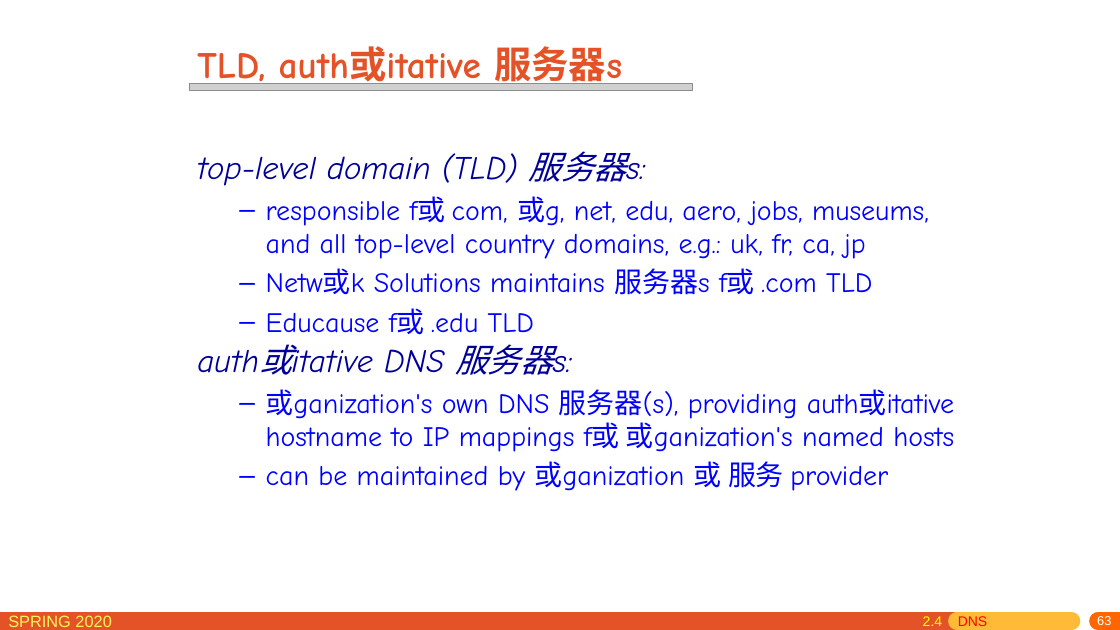
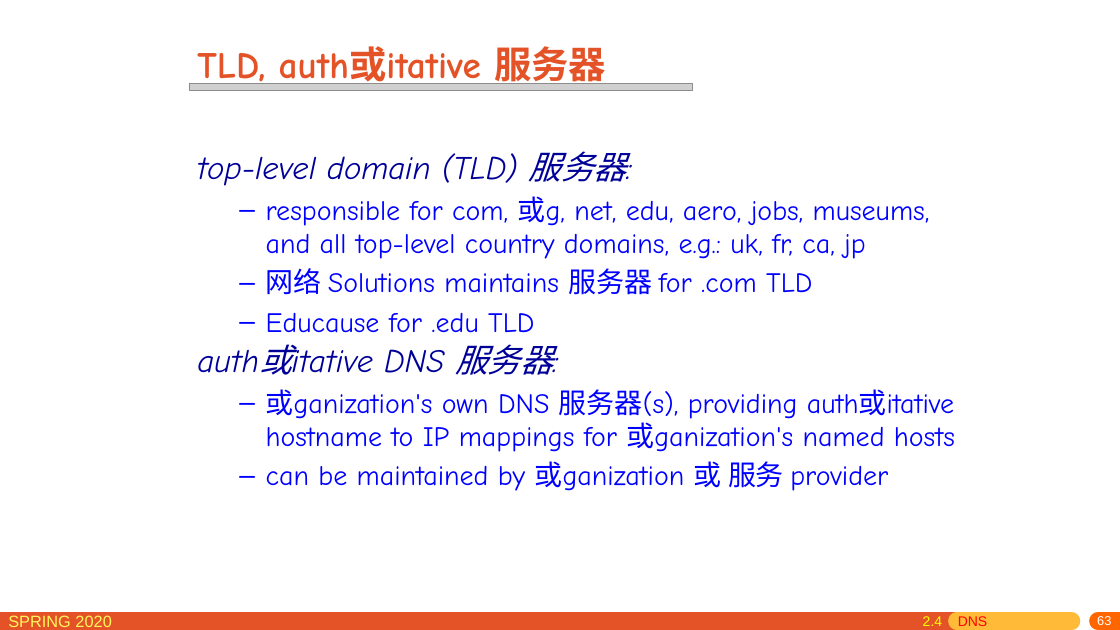
Before and after one commit to network-distributed/presentations, a slide deck: slide 63 of chapter2_cn.pptx. Drawn at 1120x630 pixels with LibreOffice and Linux fonts; fonts in the diff are those of the drawing; grey boxes stand for pictures. Boxes give left, top, right and bottom in pixels: in the first picture for what was removed or moved away, otherwise in the second. Text is boxed around its words. In the diff, an @@ line names an element or a change of style, - is before the commit and + after.

```diff
--- a/chapter2_cn.pptx
+++ b/chapter2_cn.pptx
@@ title at box(197, 40, 606, 90): text changed @@
-TLD, auth或itative 服务器s
+TLD, auth或itative 服务器
@@ text at box(197, 151, 955, 452): text changed @@
-top-level domain (TLD) 服务器s:
-  – responsible f或 com, 或g, net, edu, aero, jobs, museums, and all top-level country domains, e.g.: uk, fr, ca, jp
-  – Netw或k Solutions maintains 服务器s f或 .com TLD
-  – Educause f或 .edu TLD
-auth或itative DNS 服务器s:
-  – 或ganization's own DNS 服务器(s), providing auth或itative hostname to IP mappings f或 或ganization's named hosts
+top-level domain (TLD) 服务器:
+  – responsible for com, 或g, net, edu, aero, jobs, museums, and all top-level country domains, e.g.: uk, fr, ca, jp
+  – 网络 Solutions maintains 服务器 for .com TLD
+  – Educause for .edu TLD
+auth或itative DNS 服务器:
+  – 或ganization's own DNS 服务器(s), providing auth或itative hostname to IP mappings for 或ganization's named hosts
```
Also in this commit, not shown: 71 other slides changed, 1 other file.
